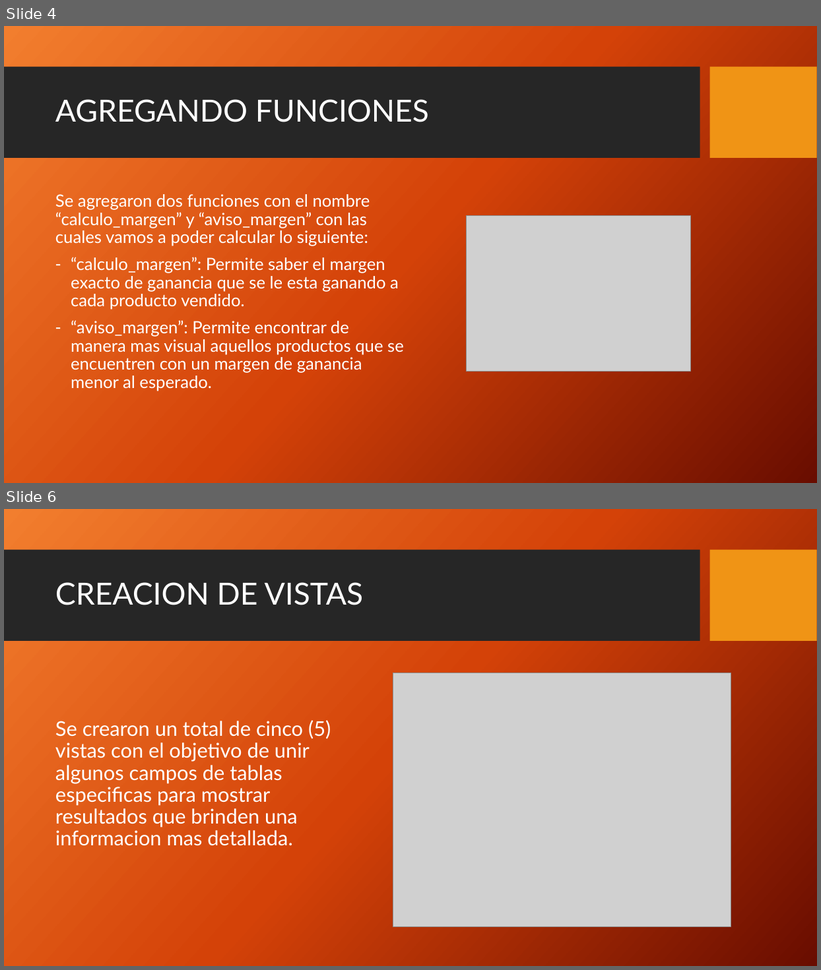
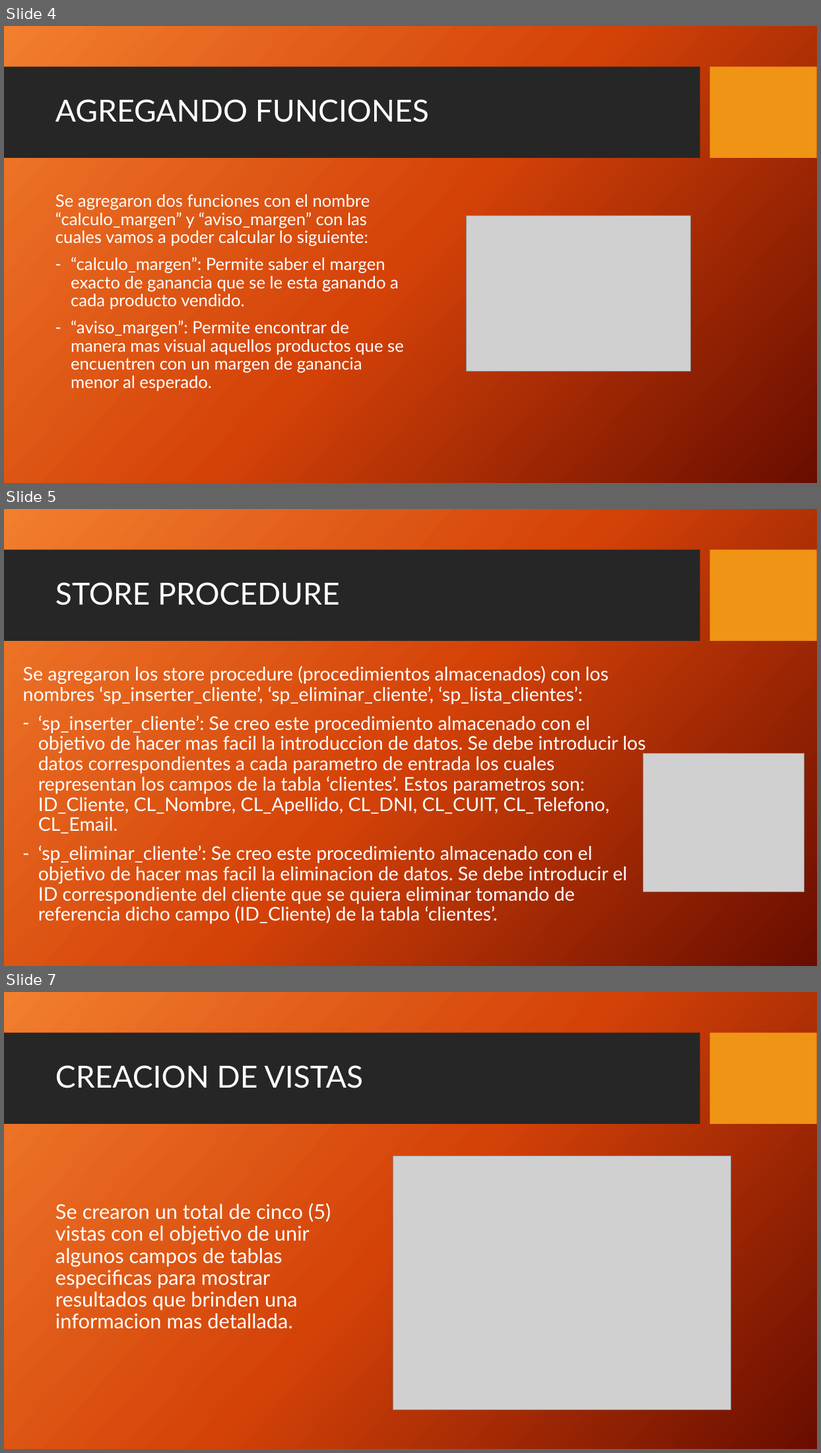
Before and after one commit to AgustinTogni/CoderHouseSQL, a slide deck: Presentacion Proyecto Final.pptx. Shown one above the other, each under a label of ours: slides 4 and 6 before the commit, slides 4, 5 and 7 after it; the slides between them are not shown. The pictures are 821x970 and 821x1453 pixels, drawn with LibreOffice and Linux fonts; fonts in the diff are those of the drawing; grey boxes stand for pictures; background and template pictures are left out. Boxes give left, top, right and bottom in pixels: in the first picture for what was removed or moved away, otherwise in the second. Text is boxed around its words. In the diff, an @@ line names an element or a change of style, - is before the commit and + after.

```diff
--- a/Presentacion Proyecto Final.pptx
+++ b/Presentacion Proyecto Final.pptx
@@ slide 5 added at bbox=[4, 509, 817, 966], background picture (left out); not listed: 2 template elements that a slide beside it also shows @@
@@ title added at bbox=[55, 582, 339, 605], 36 pt, text #FFFFFF @@
+STORE PROCEDURE
@@ text added at bbox=[23, 666, 646, 924], 22.2 pt, text #FFFFFF @@
+Se agregaron los store procedure (procedimientos almacenados) con los nombres ‘sp_inserter_cliente’, ‘sp_eliminar_cliente’, ‘sp_lista_clientes’:
+– ‘sp_inserter_cliente’: Se creo este procedimiento almacenado con el objetivo de hacer mas facil la introduccion de datos. Se debe introducir los datos correspondientes a cada parametro de entrada los cuales representan los campos de la tabla ‘clientes’. Estos parametros son: ID_Cliente, CL_Nombre, CL_Apellido, CL_DNI, CL_CUIT, CL_Telefono, CL_Email.
+– ‘sp_eliminar_cliente’: Se creo este procedimiento almacenado con el objetivo de hacer mas facil la eliminacion de datos. Se debe introducir el ID correspondiente del cliente que se quiera eliminar tomando de referencia dicho campo (ID_Cliente) de la tabla ‘clientes’.
@@ picture added at bbox=[644, 754, 805, 892] @@
@@ what was slide 6 is now slide 7 @@
```
Also in this commit, not shown: 1 slide changed, 1 other slide added, 1 slide removed.
